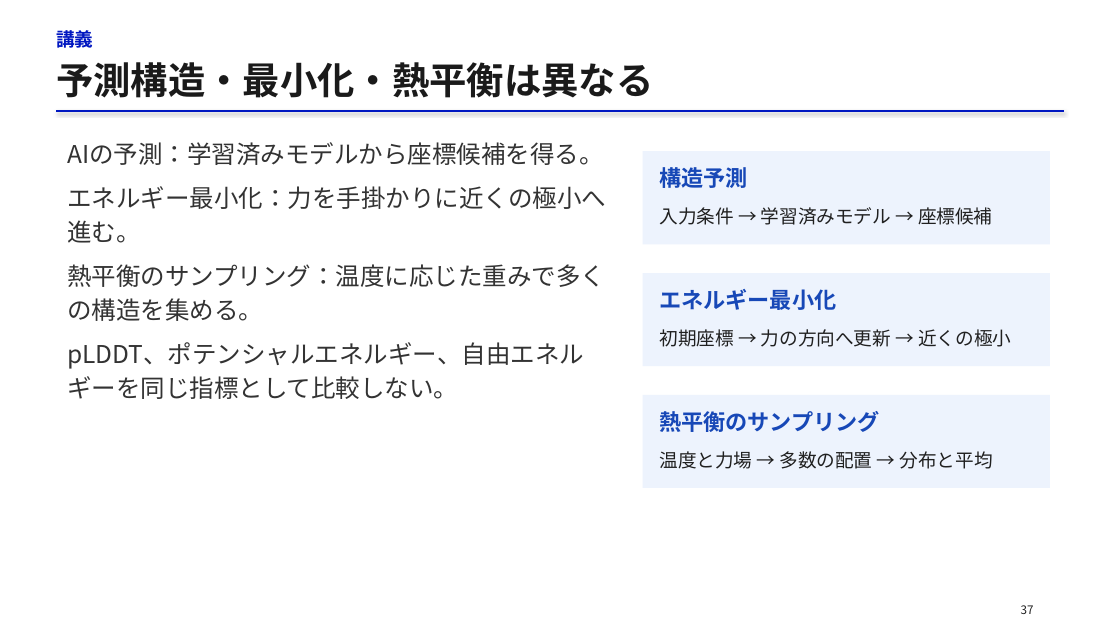
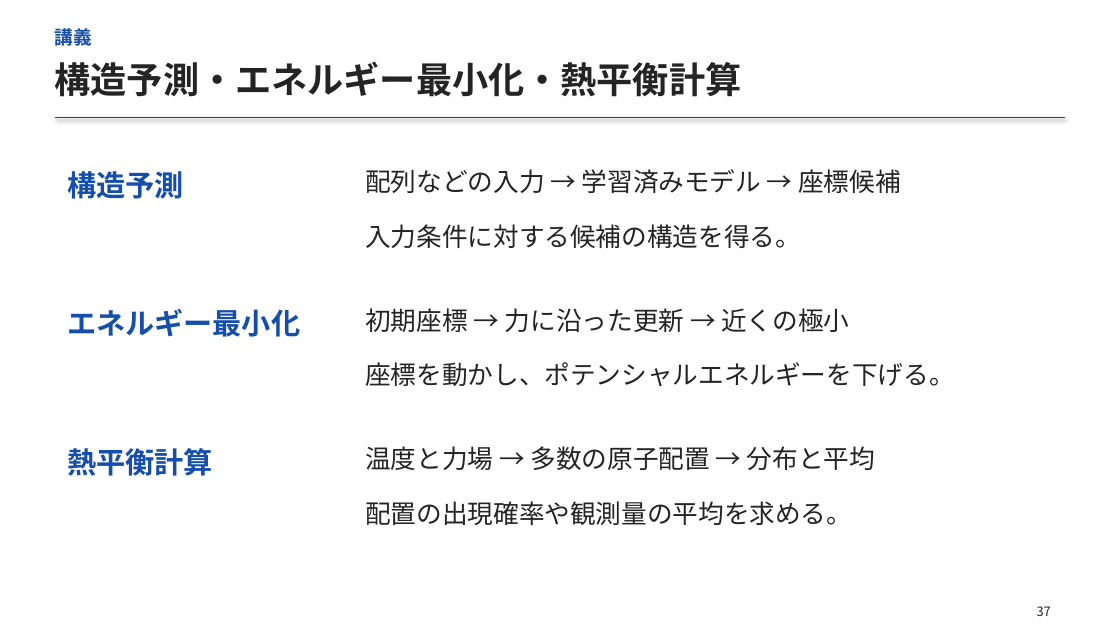
Before and after one commit to matsunagalab/lecture_bioinfo, a slide deck: slide 37 of 09_分子の相互作用と構造の安定性/09_分子の相互作用と構造の安定性.pptx. Drawn at 1120x630 pixels with LibreOffice and Linux fonts; fonts in the diff are those of the drawing. Boxes give left, top, right and bottom in pixels: in the first picture for what was removed or moved away, otherwise in the second. Text is boxed around its words. In the diff, an @@ line names an element or a change of style, - is before the commit and + after.

```diff
--- a/09_分子の相互作用と構造の安定性/09_分子の相互作用と構造の安定性.pptx
+++ b/09_分子の相互作用と構造の安定性/09_分子の相互作用と構造の安定性.pptx
@@ text "講義" at [55, 25, 92, 50]: text colour #0017C1 to #164EAB; line spacing 1.1 to 23.2pt @@
@@ text at [55, 61, 742, 97]: text changed; size 32 to 31 pt; text colour #1A1A1A to #242424 @@
-予測構造・最小化・熱平衡は異なる
+構造予測・エネルギー最小化・熱平衡計算
@@ line moved from (56, 111) - (1065, 111) to (55, 118) - (1065, 118) @@
@@ line (55, 118) - (1065, 118): stroke #0017C1 1.5 pt to #164EAB 1.5 pt @@
@@ text "構造予測": place and size @@
-text "構造予測" at [659, 167, 747, 188]
+text "構造予測" at [67, 171, 184, 199]
@@ text "構造予測" at [67, 171, 184, 199]: size 19 to 25 pt, text colour #1748B7 to #164EAB; line spacing 26.6pt to 36.2pt @@
@@ text at [365, 169, 901, 193]: text changed; size 16 to 22 pt; text colour #202020 to #242424 @@
-入力条件 → 学習済みモデル → 座標候補
+配列などの入力 → 学習済みモデル → 座標候補
@@ rectangle removed at [643, 151, 1050, 245] @@
@@ text at [365, 224, 801, 248]: text changed; size 21 to 22 pt; text colour #333333 to #242424 @@
-AIの予測：学習済みモデルから座標候補を得る。
-エネルギー最小化：力を手掛かりに近くの極小へ進む。
-熱平衡のサンプリング：温度に応じた重みで多くの構造を集める。
-pLDDT、ポテンシャルエネルギー、自由エネルギーを同じ指標として比較しない。
+入力条件に対する候補の構造を得る。
@@ text "エネルギー最小化" at [67, 309, 300, 337]: size 19 to 25 pt, text colour #1748B7 to #164EAB; line spacing 26.6pt to 36.2pt @@
@@ text "エネルギー最小化": place and size @@
-text "エネルギー最小化" at [659, 289, 836, 310]
+text "エネルギー最小化" at [67, 309, 300, 337]
@@ rectangle removed at [643, 273, 1050, 366] @@
@@ text at [365, 308, 849, 332]: text changed; size 16 to 22 pt; text colour #202020 to #242424 @@
-初期座標 → 力の方向へ更新 → 近くの極小
+初期座標 → 力に沿った更新 → 近くの極小
@@ text added at [365, 362, 954, 386], 22 pt, text #242424 @@
+座標を動かし、ポテンシャルエネルギーを下げる。
@@ rectangle removed at [643, 395, 1050, 488] @@
@@ text removed at [659, 411, 879, 432] @@
-熱平衡のサンプリング
@@ text added at [67, 448, 213, 476], 25 pt, text #164EAB, bold @@
+熱平衡計算
@@ text at [365, 446, 875, 470]: text changed; size 16 to 22 pt; text colour #202020 to #242424 @@
-温度と力場 → 多数の配置 → 分布と平均
+温度と力場 → 多数の原子配置 → 分布と平均
@@ text added at [365, 501, 852, 525], 22 pt, text #242424 @@
+配置の出現確率や観測量の平均を求める。
@@ text "37" at [1037, 606, 1051, 616]: size 10 to 11 pt, text colour #202020 to #242424; alignment left to centre; line spacing 14pt to 15.9pt @@
```
Also in this commit, not shown: 52 other slides changed, 3 slides added, 1 slide removed, 3 other files.
